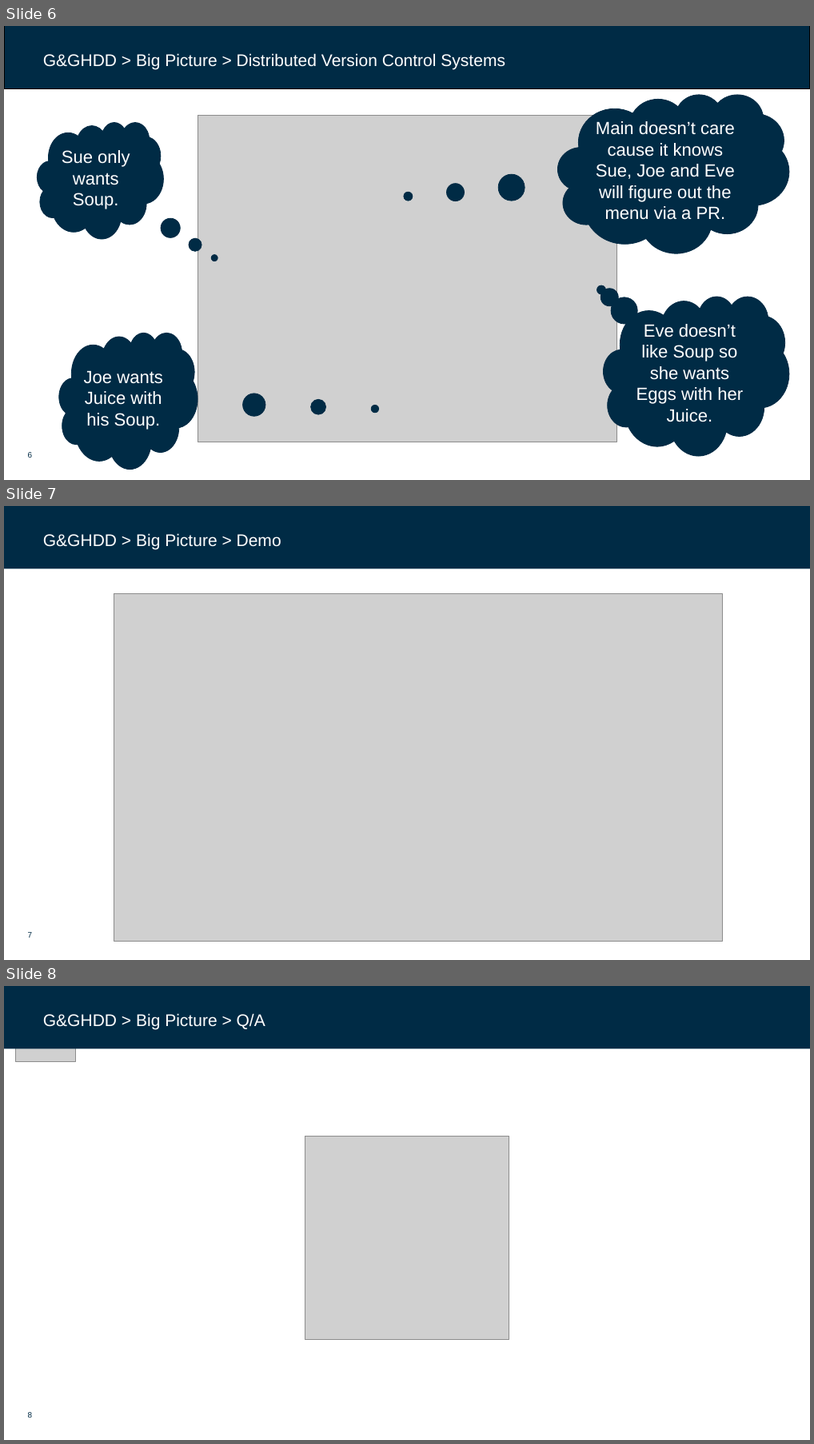
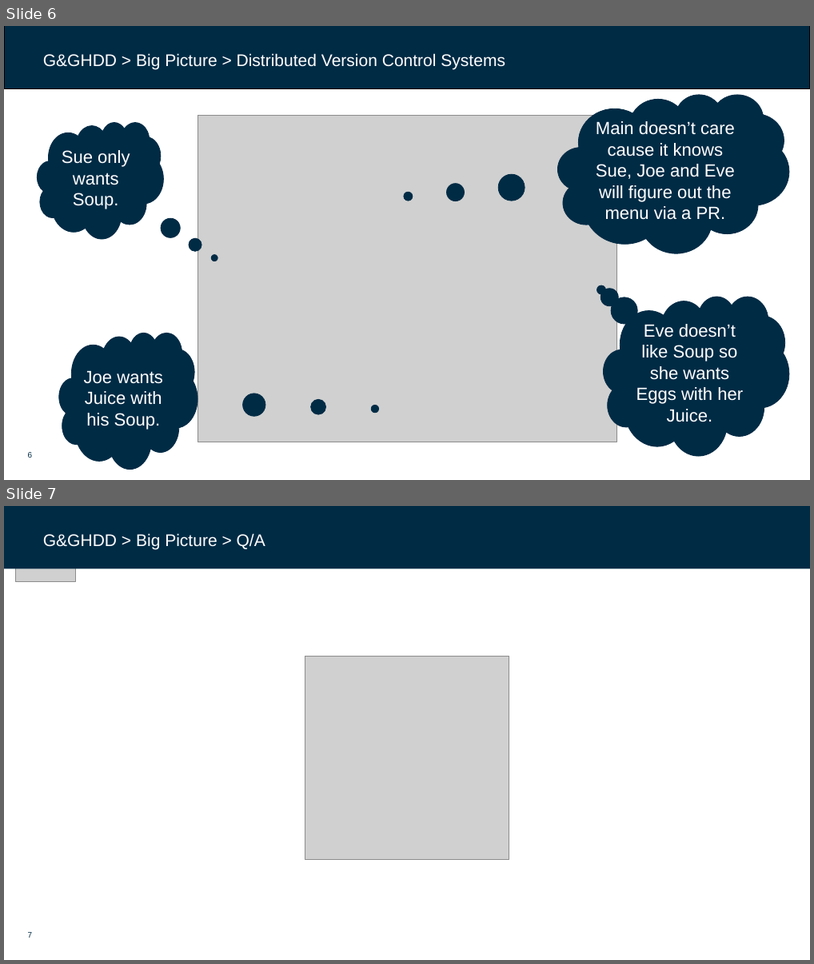
Before and after one commit to dfds/dojo, a slide deck: workshops/git-github-deep-dive/git_github_deep_dive.pptx. Shown one above the other, each under a label of ours: slides 6, 7 and 8 before the commit, slides 6 and 7 after it. The pictures are 814x1444 and 814x964 pixels, drawn with LibreOffice and Linux fonts; fonts in the diff are those of the drawing; grey boxes stand for pictures; background and template pictures are left out. Boxes give left, top, right and bottom in pixels: in the first picture for what was removed or moved away, otherwise in the second. Text is boxed around its words. In the diff, an @@ line names an element or a change of style, - is before the commit and + after.

```diff
--- a/workshops/git-github-deep-dive/git_github_deep_dive.pptx
+++ b/workshops/git-github-deep-dive/git_github_deep_dive.pptx
@@ slide 7 removed at box(4, 506, 810, 960), background #FFFFFF; not listed: 1 template element that a slide beside it also shows @@
@@ rectangle removed at box(4, 506, 810, 569) @@
@@ rectangle removed at box(730, 525, 790, 544) @@
@@ text removed at box(43, 533, 282, 550) @@
-G&GHDD > Big Picture > Demo
@@ picture removed at box(114, 594, 723, 940) @@
@@ what was slide 8 is now slide 7 @@
@@ page number at box(28, 932, 33, 937): text changed @@
-8
+7
```
Also in this commit, not shown: 1 other file.
